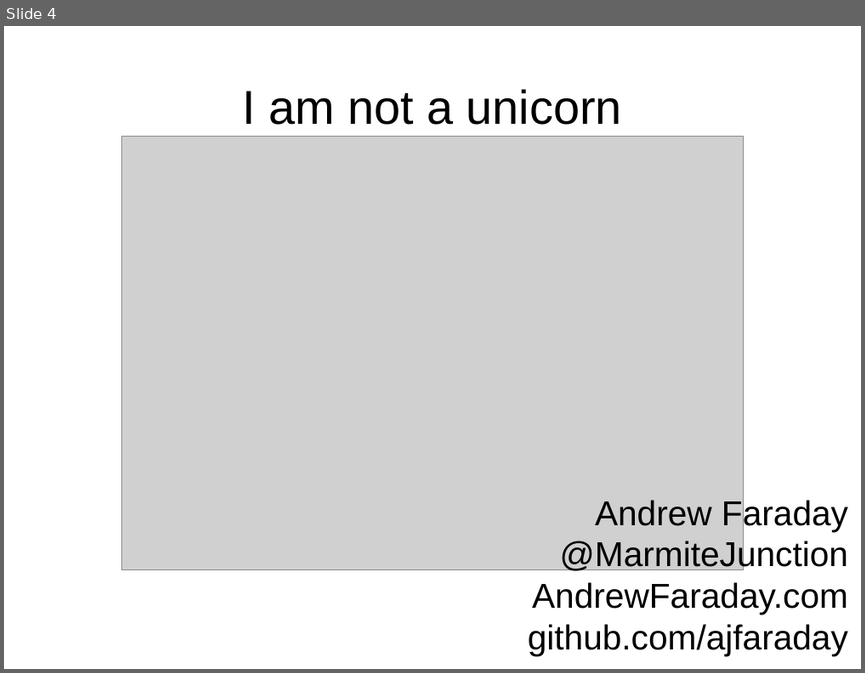
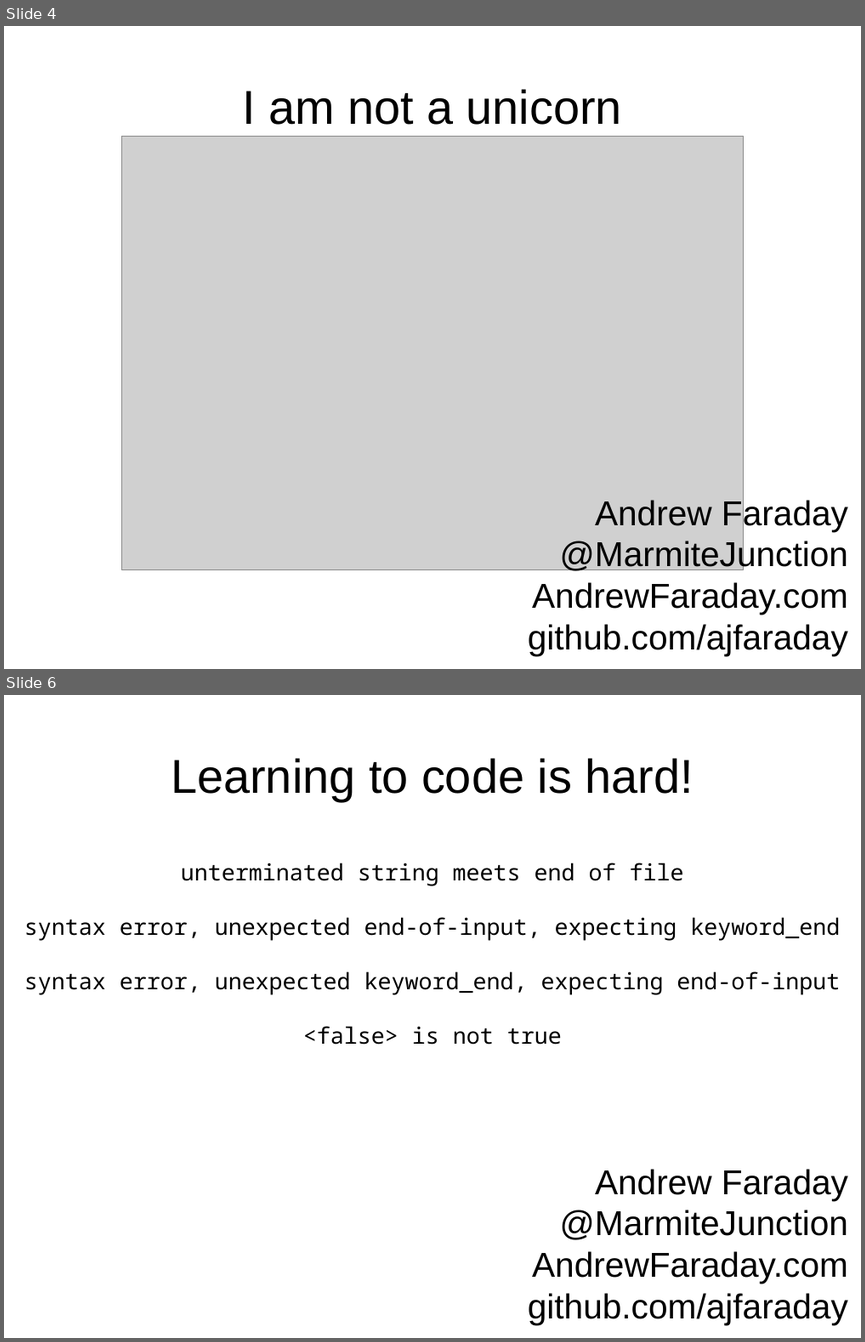
Before and after one commit to AJFaraday/conference-repo, a slide deck: lightning/fear/fear-pres.odp. Shown one above the other, each under a label of ours: slide 4 before the commit, slides 4 and 6 after it; the slides between them are not shown. The pictures are 865x673 and 865x1342 pixels, drawn with LibreOffice and Linux fonts; fonts in the diff are those of the drawing; grey boxes stand for pictures. Boxes give left, top, right and bottom in pixels: in the first picture for what was removed or moved away, otherwise in the second. Text is boxed around its words. In the diff, an @@ line names an element or a change of style, - is before the commit and + after.

```diff
--- a/lightning/fear/fear-pres.odp
+++ b/lightning/fear/fear-pres.odp
@@ slide 6 added at <box>4,695,861,1338</box>, background #FFFFFF @@
@@ title added at <box>171,758,692,801</box>, 44 pt, text #000000 @@
+Learning to code is hard!
@@ text added at <box>24,862,840,1044</box>, 21 pt, text #000000 @@
+unterminated string meets end of file
+syntax error, unexpected end-of-input, expecting keyword_end
+syntax error, unexpected keyword_end, expecting end-of-input
+<false> is not true
@@ subtitle added at <box>528,1168,848,1325</box>, 32 pt, text #000000 @@
+Andrew Faraday
+@MarmiteJunction
+AndrewFaraday.com
+github.com/ajfaraday
```
Also in this commit, not shown: 1 slide changed, 5 other slides added.
